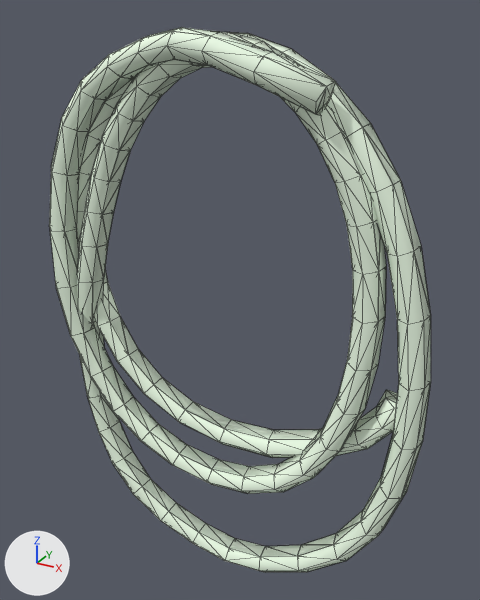
The Blender file src/props_farm/tools_rope.blend as it was, and as the next commit left it.
Both versions are drawn from a camera (50 mm lens) standing at (36.9, -23.3, 2.5) and looking at (24.8, -1.3, -8.5). The axes (+X, +Y, +Z) are drawn at lower left. The lights are the same throughout. Mesh edges are drawn as thin lines.

Objects in the first picture: 'tools_rope_reference', 'tools_rope_reference_lod1'.
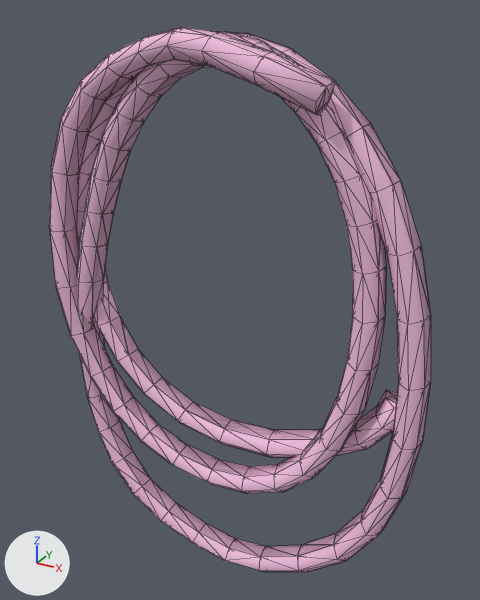
Changed parts and their boxes (x1, y1, x2, y2) in the pictures (480 x 600 px):
'tools_rope_reference', recoloured (white to pink): (49, 29, 431, 572) in both
'tools_rope_reference_lod1', recoloured: (65, 27, 431, 557) in both

Diff of the bpy script that builds the scene:
```diff
--- a/src/props_farm/tools_rope.blend.py
+++ b/src/props_farm/tools_rope.blend.py
@@ mat_tools @@
 mat_tools = diffuse_material('tools')
-mat_tools.base_color = (0.858, 0.997, 0.816)  # white #eeffe9
+mat_tools.base_color = (0.885, 0.523, 0.741)  # pink #f2bfdf
```
